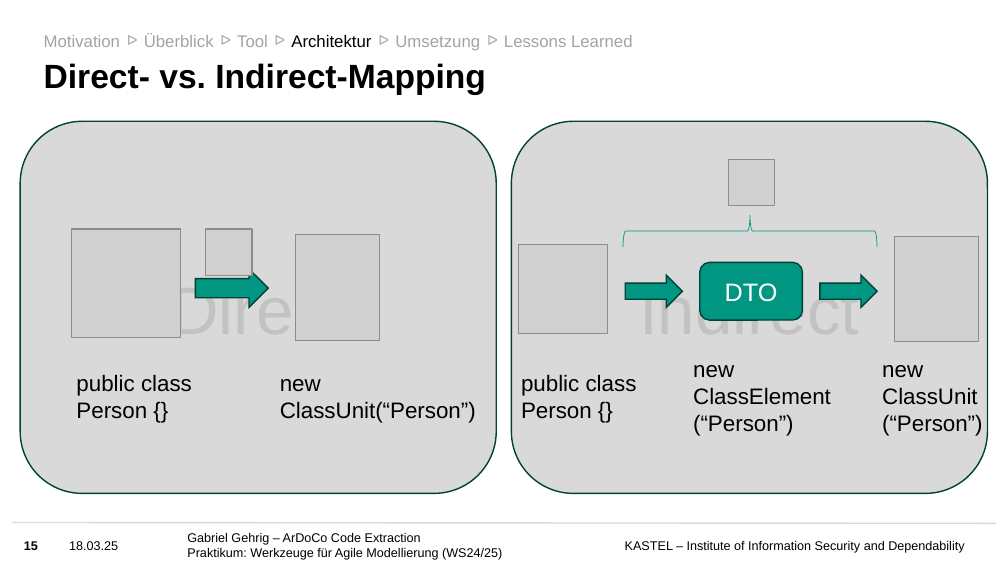
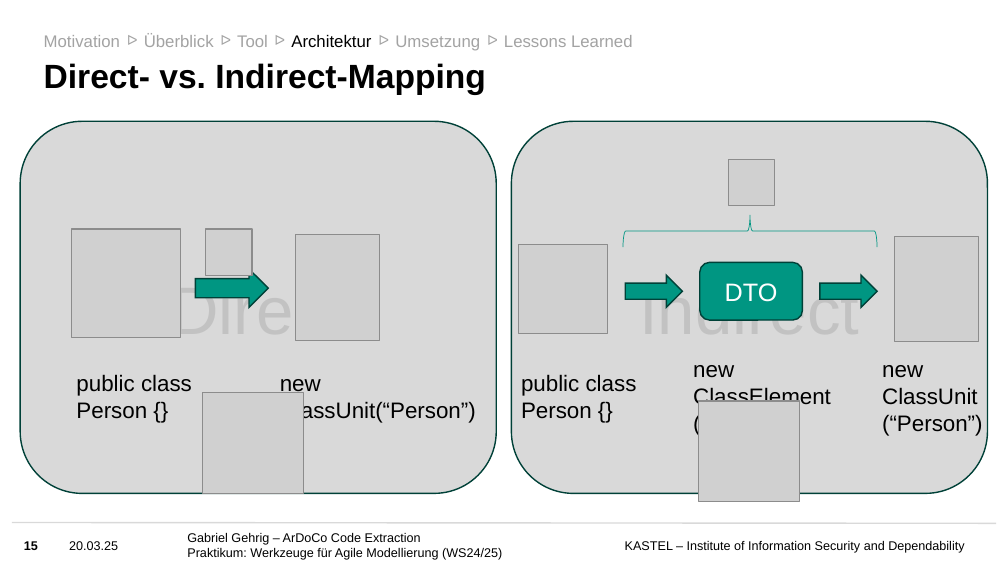
Before and after one commit to ardoco/ardoco, a slide deck: slide 15 of doc/Folien Praktikum ArDoCo.pptx. Drawn at 1008x567 pixels with LibreOffice and Linux fonts; fonts in the diff are those of the drawing; grey boxes stand for pictures; background and template pictures are left out. Boxes give left, top, right and bottom in pixels: in the first picture for what was removed or moved away, otherwise in the second. Text is boxed around its words. In the diff, an @@ line names an element or a change of style, - is before the commit and + after.

```diff
--- a/doc/Folien Praktikum ArDoCo.pptx
+++ b/doc/Folien Praktikum ArDoCo.pptx
@@ picture added at bbox=[203, 393, 303, 494] @@
@@ picture added at bbox=[699, 401, 799, 502] @@
@@ text at bbox=[69, 541, 118, 550]: text changed @@
-18.03.25
+20.03.25
```
Also in this commit, not shown: 24 other slides changed, 2 other files.
